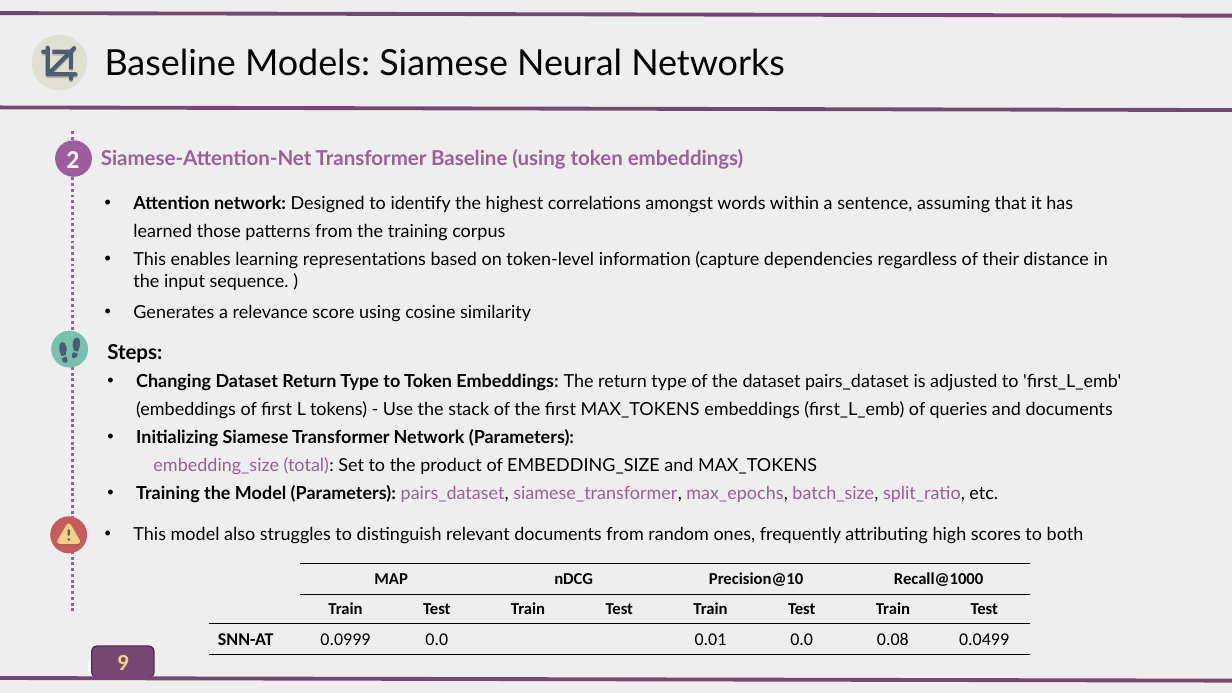
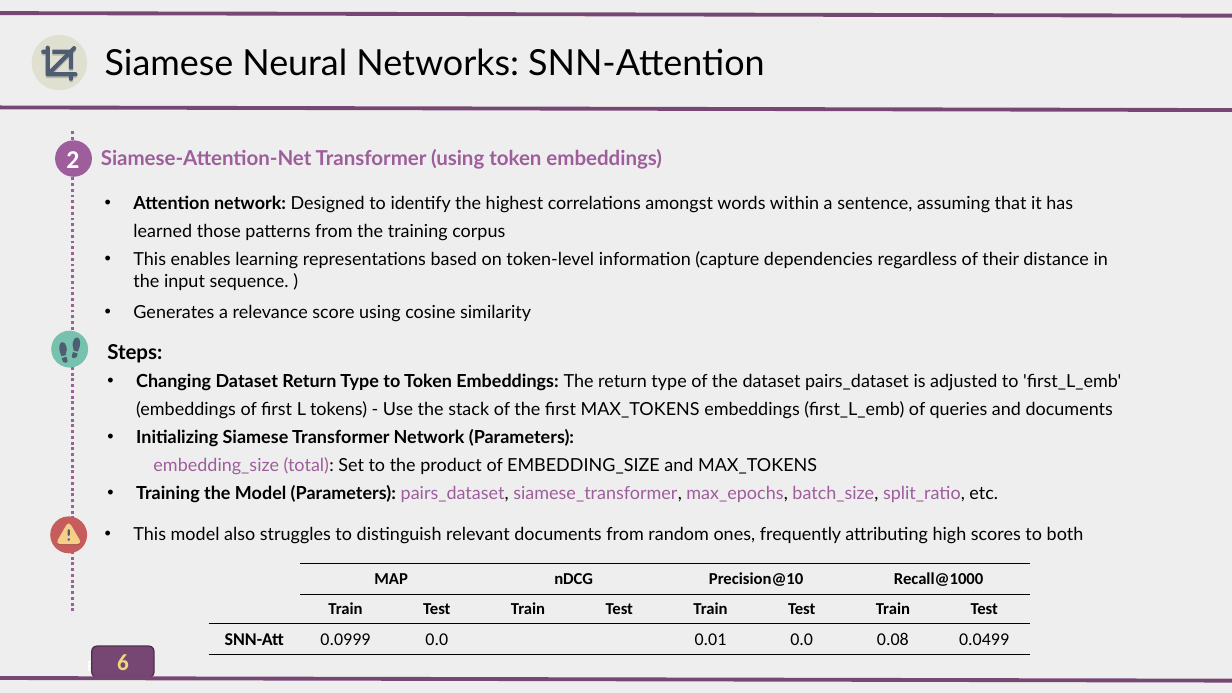
Before and after one commit to AlirezaAccelerates/IR_DSI_project, a slide deck: slide 6 of D/[P] Information Retrieval Project.pptx (slide 9 before the commit). Drawn at 1232x693 pixels with LibreOffice and Linux fonts; fonts in the diff are those of the drawing. Boxes give left, top, right and bottom in pixels: in the first picture for what was removed or moved away, otherwise in the second. Text is boxed around its words. In the diff, an @@ line names an element or a change of style, - is before the commit and + after.

```diff
--- a/D/[P] Information Retrieval Project.pptx
+++ b/D/[P] Information Retrieval Project.pptx
@@ text at box(105, 48, 764, 76): text changed @@
-Baseline Models: Siamese Neural Networks
+Siamese Neural Networks: SNN-Attention
@@ text at box(101, 149, 662, 169): text changed @@
-Siamese-Attention-Net Transformer Baseline (using token embeddings)
+Siamese-Attention-Net Transformer (using token embeddings)
@@ table at box(209, 564, 1032, 654) @@
-row 3, column 1: SNN-AT
+row 3, column 1: SNN-Att
@@ text in rounded rectangle at box(117, 654, 129, 670): text changed @@
-9
+6
```
Also in this commit, not shown: 9 other slides changed, 1 slide added, 7 slides removed, 1 other file.
